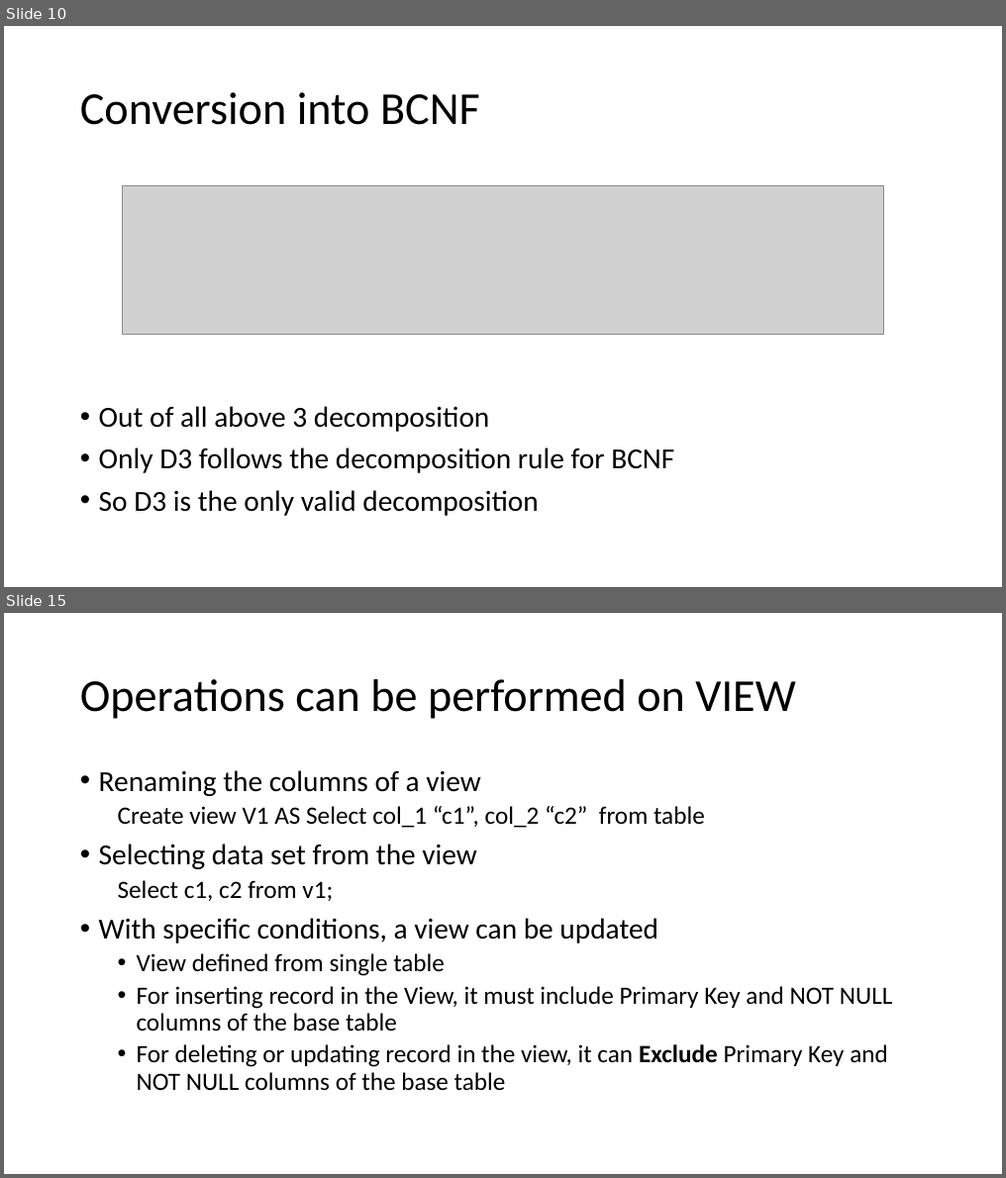
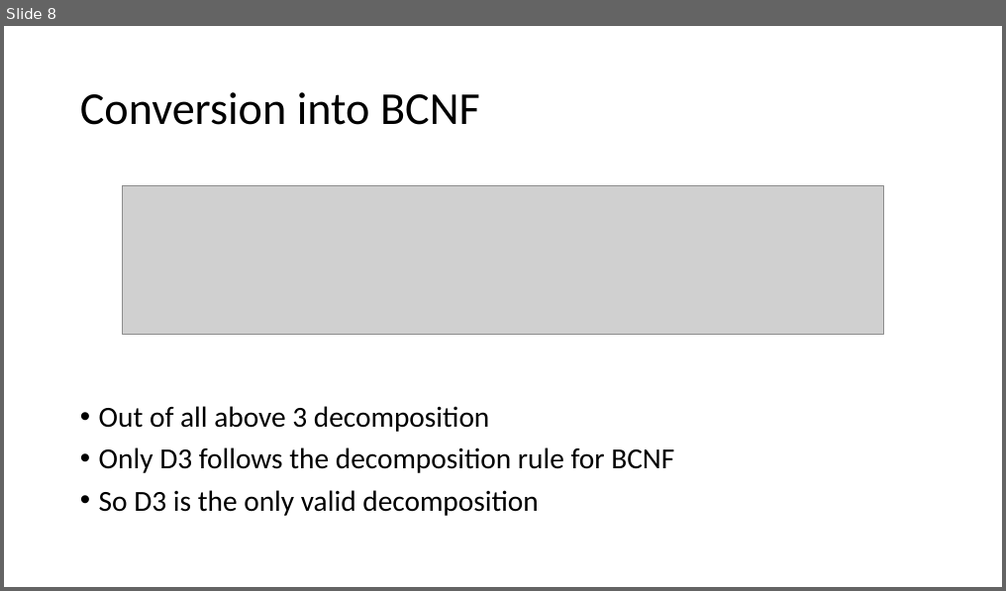
Before and after one commit to VishalChudasama08/MCA, a slide deck: Sem-1/RDBMS Theory/Unit-3/Day_13.pptx. Shown one above the other, each under a label of ours: slides 10 and 15 before the commit, slide 8 after it; the slides between them are not shown. The pictures are 1006x1178 and 1006x591 pixels, drawn with LibreOffice and Linux fonts; fonts in the diff are those of the drawing; grey boxes stand for pictures. Boxes give left, top, right and bottom in pixels: in the first picture for what was removed or moved away, otherwise in the second. Text is boxed around its words. In the diff, an @@ line names an element or a change of style, - is before the commit and + after.

Commit message:
add rdbms new data from lab/drive

```diff
--- a/Sem-1/RDBMS Theory/Unit-3/Day_13.pptx
+++ b/Sem-1/RDBMS Theory/Unit-3/Day_13.pptx
@@ slide 15 removed at box(4, 613, 1002, 1174), background #FFFFFF @@
@@ title removed at box(80, 679, 795, 719) @@
-Operations can be performed on VIEW
@@ text removed at box(99, 770, 893, 1091) @@
-• Renaming the columns of a view
-  Create view V1 AS Select col_1 “c1”, col_2 “c2” from table
-• Selecting data set from the view
-  Select c1, c2 from v1;
-• With specific conditions, a view can be updated
-  • View defined from single table
-  • For inserting record in the View, it must include Primary Key and NOT NULL columns of the base table
-  • For deleting or updating record in the view, it can Exclude Primary Key and NOT NULL columns of the base table
@@ what was slide 10 is now slide 8 @@
```
Also in this commit, not shown: 5 slides added, 6 other slides removed, 32 other files.
